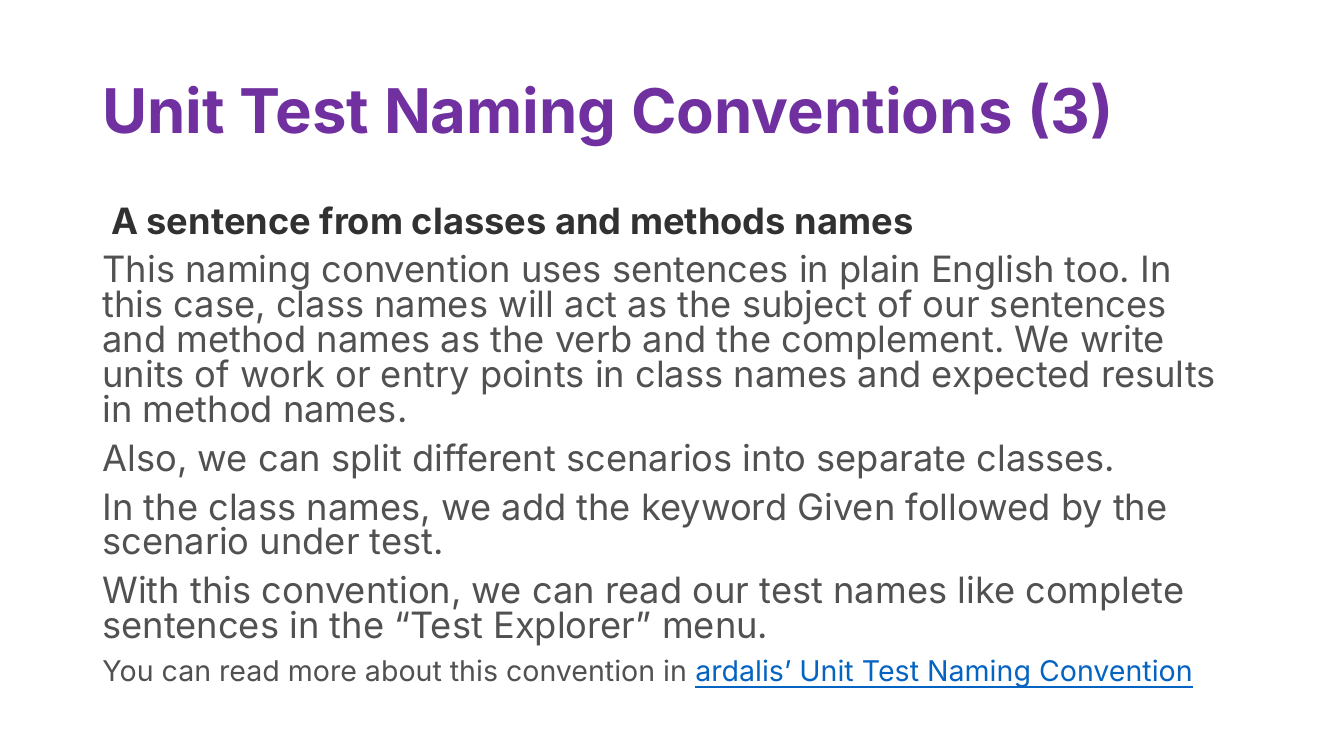
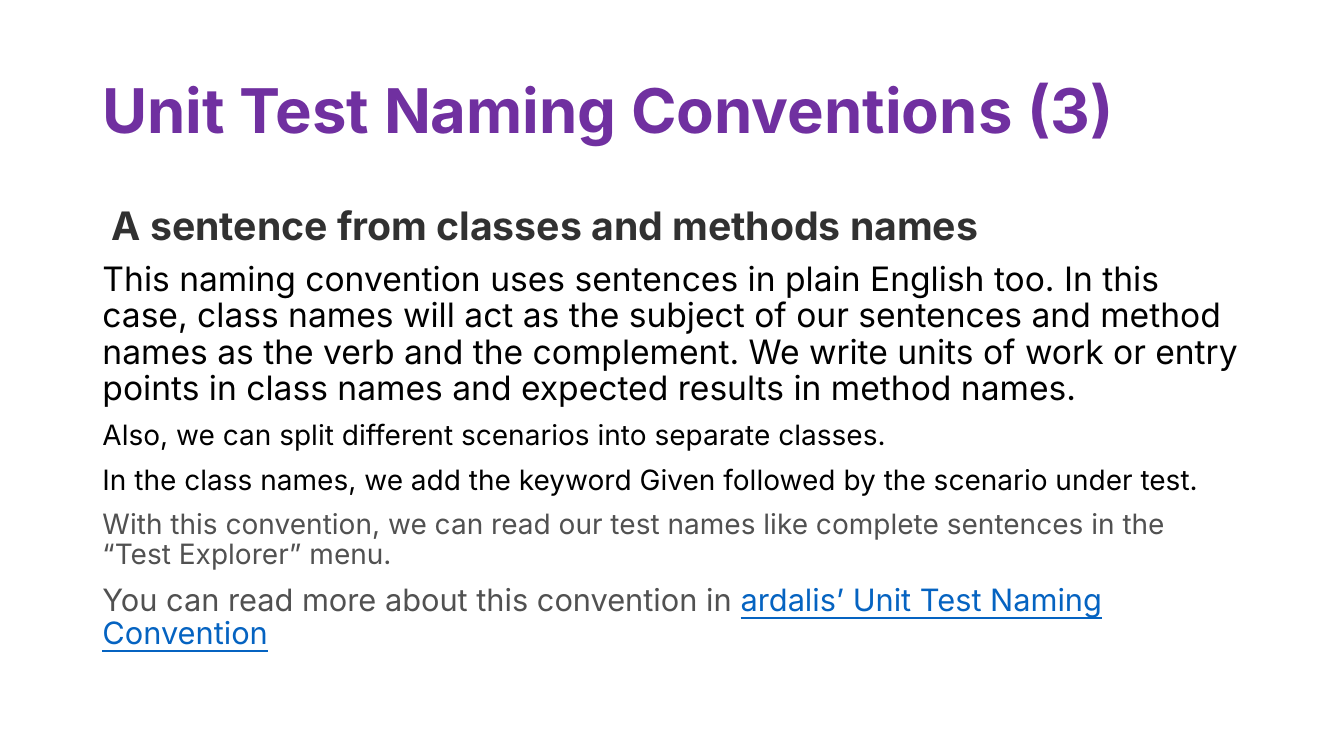
Before and after one commit to fmontazeri/Knowledeg, a slide deck: slide 33 of TDD.pptx. Drawn at 1344x756 pixels with LibreOffice and Linux fonts; fonts in the diff are those of the drawing. Boxes give left, top, right and bottom in pixels: in the first picture for what was removed or moved away, otherwise in the second. Text is boxed around its words. In the diff, an @@ line names an element or a change of style, - is before the commit and + after.

```diff
--- a/TDD.pptx
+++ b/TDD.pptx
@@ text "A sentence from classes and ..." at box(102, 210, 1237, 651): size 25.9 to 28 pt in "A sentence from classes and methods names"; size 25.9 to 24 pt in "This naming convention uses sentences in plain ..."; text colour #515151 to #000000 in "This naming convention uses sentences in plain ...", "Also, we can split different scenarios into ...", "In the class names, we add the ..."; size 25.9 to 20 pt in "Also, we can split different scenarios into ...", "In the class names, we add the ...", "With this convention, we can read our ..."; size 20.4 to 22 pt in "You can read more about this convention ..."; line spacing 0.8 to 0.9 @@
```
Also in this commit, not shown: 3 other slides changed.
